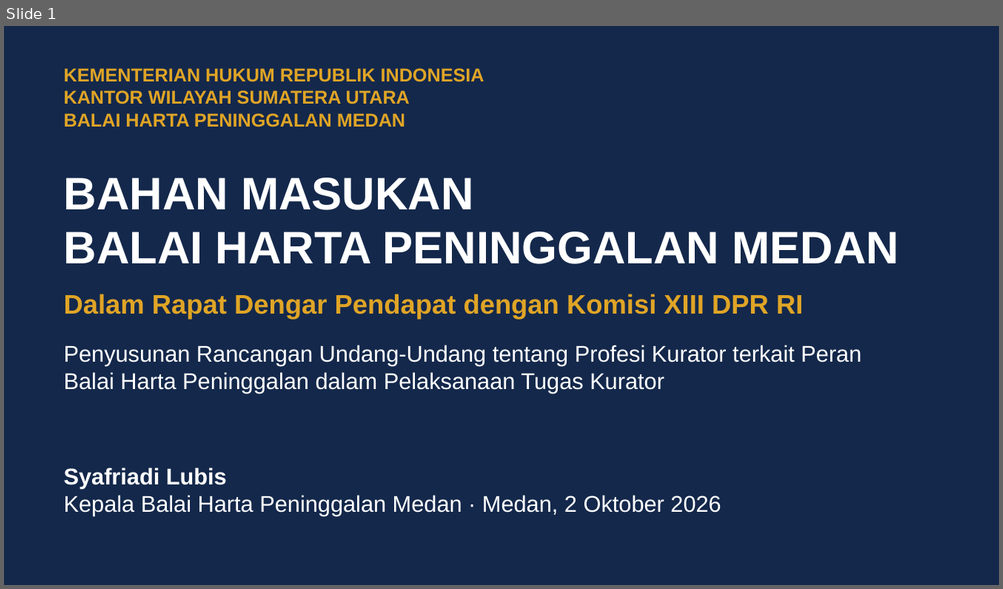
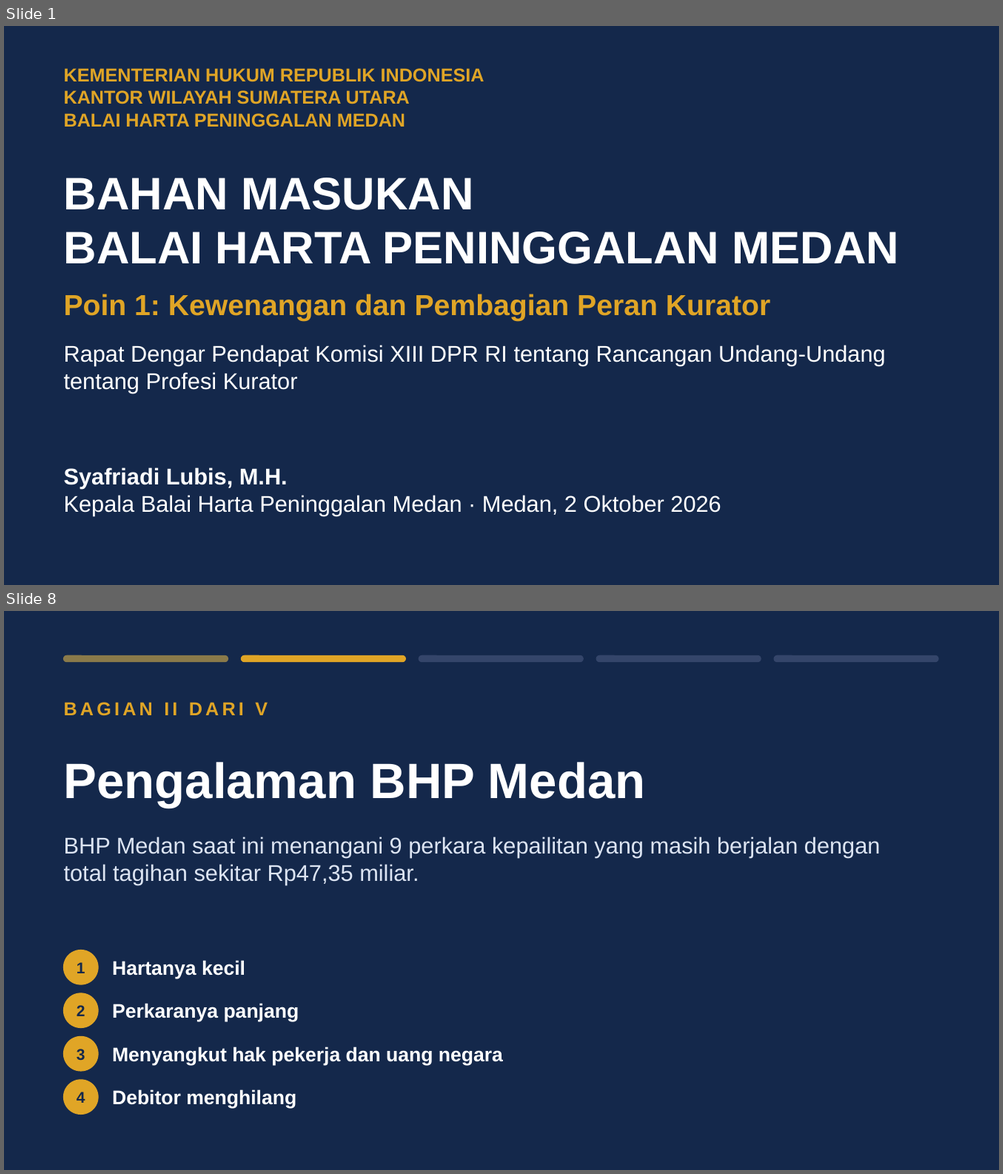
Before and after one commit to artheralawfirm-cloud/SAPAWALI, a slide deck: presentasi/Paparan_BHP_Medan_RUU_Profesi_Kurator.pptx. Shown one above the other, each under a label of ours: slide 1 before the commit, slides 1 and 8 after it; the slides between them are not shown. The pictures are 1003x589 and 1003x1174 pixels, drawn with LibreOffice and Linux fonts; fonts in the diff are those of the drawing. Boxes give left, top, right and bottom in pixels: in the first picture for what was removed or moved away, otherwise in the second. Text is boxed around its words. In the diff, an @@ line names an element or a change of style, - is before the commit and + after.

```diff
--- a/presentasi/Paparan_BHP_Medan_RUU_Profesi_Kurator.pptx
+++ b/presentasi/Paparan_BHP_Medan_RUU_Profesi_Kurator.pptx
@@ slide 8 added at [4,611,999,1170], background #14284B @@
@@ rounded rectangle added at [64,655,227,662], fill #8A7A4A, outline #8A7A4A 1 pt @@
@@ rounded rectangle added at [242,655,405,662], fill #E0A526, outline #E0A526 1 pt @@
@@ rounded rectangle added at [419,655,583,662], fill #34456A, outline #34456A 1 pt @@
@@ rounded rectangle added at [597,655,760,662], fill #34456A, outline #34456A 1 pt @@
@@ rounded rectangle added at [774,655,938,662], fill #34456A, outline #34456A 1 pt @@
@@ text added at [64,702,267,716], 18 pt, text #E0A526, bold @@
+BAGIAN II DARI V
@@ text added at [64,762,646,808], 48 pt, text #FFFFFF, bold @@
+Pengalaman BHP Medan
@@ text added at [64,837,880,885], 22 pt, text #DCE4F2 @@
+BHP Medan saat ini menangani 9 perkara kepailitan yang masih berjalan dengan total tagihan sekitar Rp47,35 miliar.
@@ ellipse added at [64,951,98,985], fill #E0A526, outline #E0A526 1 pt @@
@@ text added at [77,963,85,974], 15 pt, text #14284B, bold @@
+1
@@ text added at [112,960,245,979], 19 pt, text #FFFFFF, bold @@
+Hartanya kecil
@@ ellipse added at [64,994,98,1028], fill #E0A526, outline #E0A526 1 pt @@
@@ text added at [77,1005,85,1017], 15 pt, text #14284B, bold @@
+2
@@ text added at [112,1003,299,1022], 19 pt, text #FFFFFF, bold @@
+Perkaranya panjang
@@ ellipse added at [64,1037,98,1071], fill #E0A526, outline #E0A526 1 pt @@
@@ text added at [77,1049,85,1061], 15 pt, text #14284B, bold @@
+3
@@ text added at [112,1047,503,1065], 19 pt, text #FFFFFF, bold @@
+Menyangkut hak pekerja dan uang negara
@@ ellipse added at [64,1080,98,1115], fill #E0A526, outline #E0A526 1 pt @@
@@ text added at [77,1092,85,1103], 15 pt, text #14284B, bold @@
+4
@@ text added at [112,1090,296,1109], 19 pt, text #FFFFFF, bold @@
+Debitor menghilang
@@ slide 1 changed as well @@
@@ text at [64,294,770,321]: text changed; size 26 to 28 pt @@
-Dalam Rapat Dengar Pendapat dengan Komisi XIII DPR RI
+Poin 1: Kewenangan dan Pembagian Peran Kurator
@@ text at [64,345,885,393]: text changed @@
-Penyusunan Rancangan Undang-Undang tentang Profesi Kurator terkait Peran Balai Harta Peninggalan dalam Pelaksanaan Tugas Kurator
+Rapat Dengar Pendapat Komisi XIII DPR RI tentang Rancangan Undang-Undang tentang Profesi Kurator
@@ text at [64,468,287,489]: text changed @@
-Syafriadi Lubis
+Syafriadi Lubis, M.H.
```
Also in this commit, not shown: 5 other slides changed, 19 other slides added, 47 slides removed, 11 other files.
